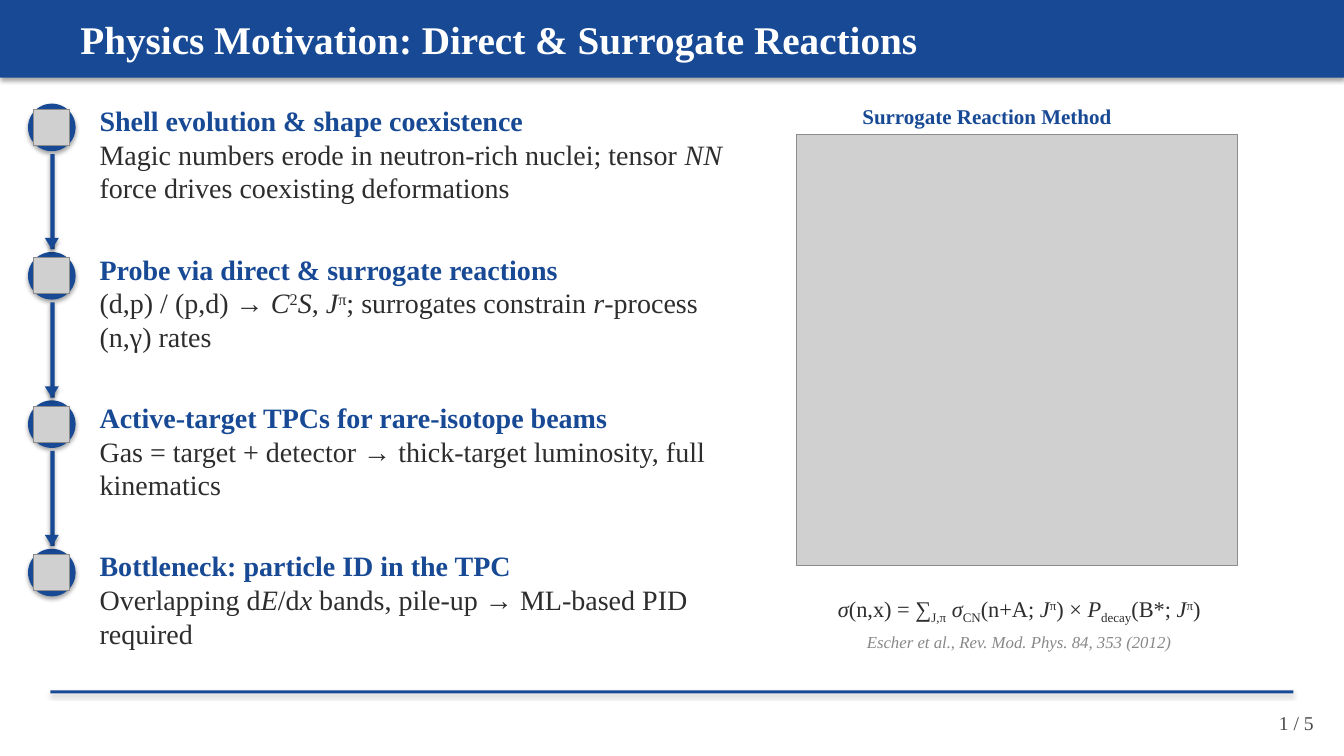
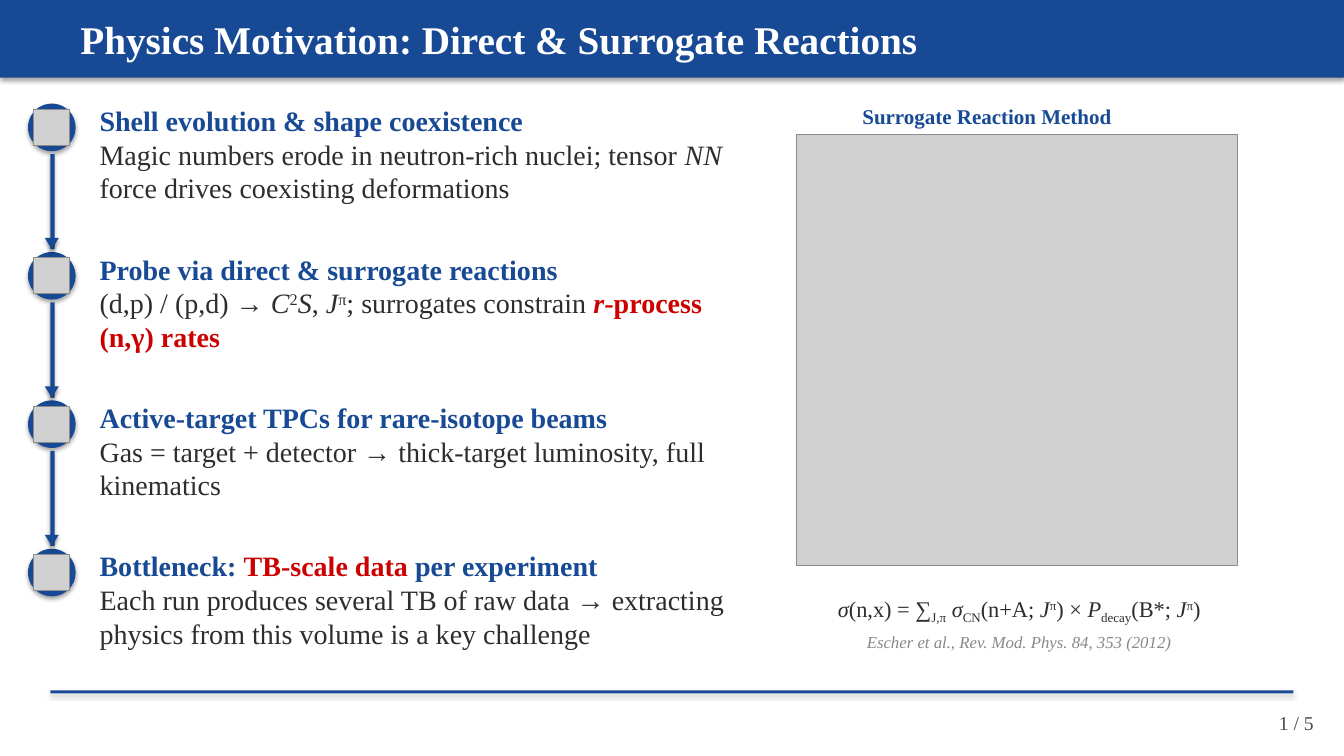
Before and after one commit to Edfghdrtxxx/OrbitOS, a slide deck: slide 1 of 99_System/.scratch/imai-presentation/Imai_Meeting_20260413.pptx. Drawn at 1344x756 pixels with LibreOffice and Linux fonts; fonts in the diff are those of the drawing; grey boxes stand for pictures. Boxes give left, top, right and bottom in pixels: in the first picture for what was removed or moved away, otherwise in the second. Text is boxed around its words. In the diff, an @@ line names an element or a change of style, - is before the commit and + after.

```diff
--- a/99_System/.scratch/imai-presentation/Imai_Meeting_20260413.pptx
+++ b/99_System/.scratch/imai-presentation/Imai_Meeting_20260413.pptx
@@ text at bbox=[100, 293, 701, 352]: text colour #2D2D2D to #CC0000, bold on in "r-process (n,γ) rates" @@
@@ text at bbox=[100, 556, 724, 649]: text changed @@
-Bottleneck: particle ID in the TPC
-Overlapping dE/dx bands, pile-up → ML-based PID required
+Bottleneck: TB-scale data per experiment
+Each run produces several TB of raw data → extracting physics from this volume is a key challenge
```
Also in this commit, not shown: 1 other slide changed, 2 other files.
